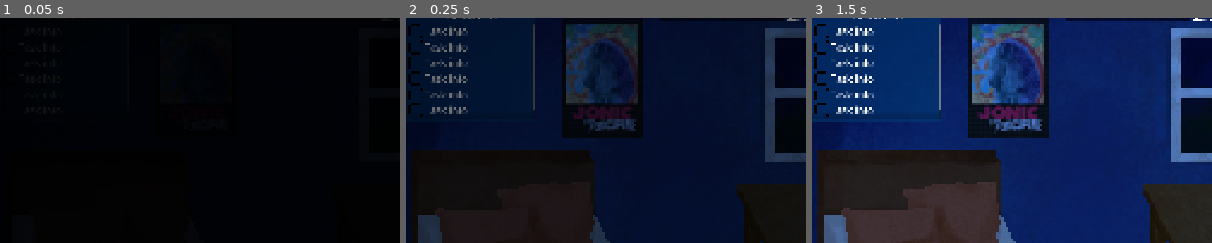
Above: before the commit, frames 1-3 (left to right).
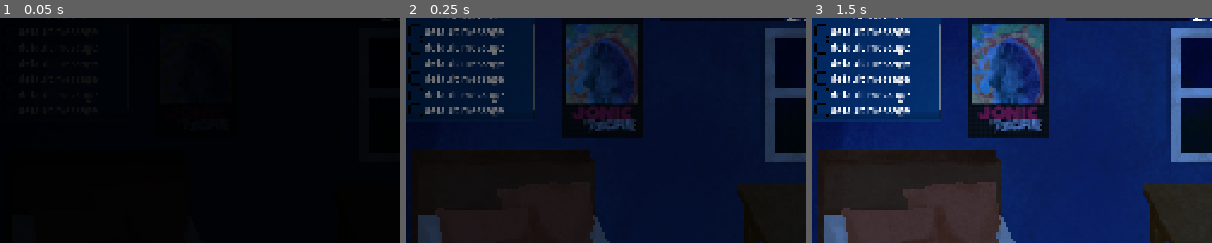
Above: after the commit, the same moments.

Repository: Game-Jammies/gwj-97-imminent-doom
Game: Godot game, scene res://game.tscn
Same seed, same stepped clock (60 frames per second), same inputs: the game is played once before the commit and once after it.
Inputs (mouse positions are % of the whole screen's width and height, from its top left):
- Up to frame 1 (0.05 s): no input
- Up to frame 2 (0.25 s): no input
- Up to frame 3 (1.5 s): move the mouse to (21, 64) at 0.52 s; click (21, 64) at 0.67 s; tap Enter at 1.25 s; move the mouse to (30, 55) at 1.27 s; click (30, 55) at 1.42 s
The pictures show only the part of the screen within x 0-50%, y 4-54%; the shares and areas given below are measured in that part.

The runs differ from the first frame. In frame 2, 2.1% of the frame differs, in the area x 4-25%, y 3-44%; in frame 3, 2.6%.

Commit message:
fix taskInfo error messages

Diff:
--- a/Task/taskInfo.gd
+++ b/Task/taskInfo.gd
@@ -3,11 +3,18 @@
 
 @onready var checkbox := %Checkbox
 @onready var label := %Label
+var start_message: String = "uninitialized"
 
-enum task_status {PENDING, DONE}
+enum task_status {
+	PENDING = 0,
+	DONE = 1,
+}
 
-func _init(message: String) -> void:
-	label.text = message
+func _init(message: String = "default message") -> void:
+	start_message = message
+
+func _ready() -> void:
+	label.text = start_message
 	checkbox.frame = task_status.PENDING
 
 
